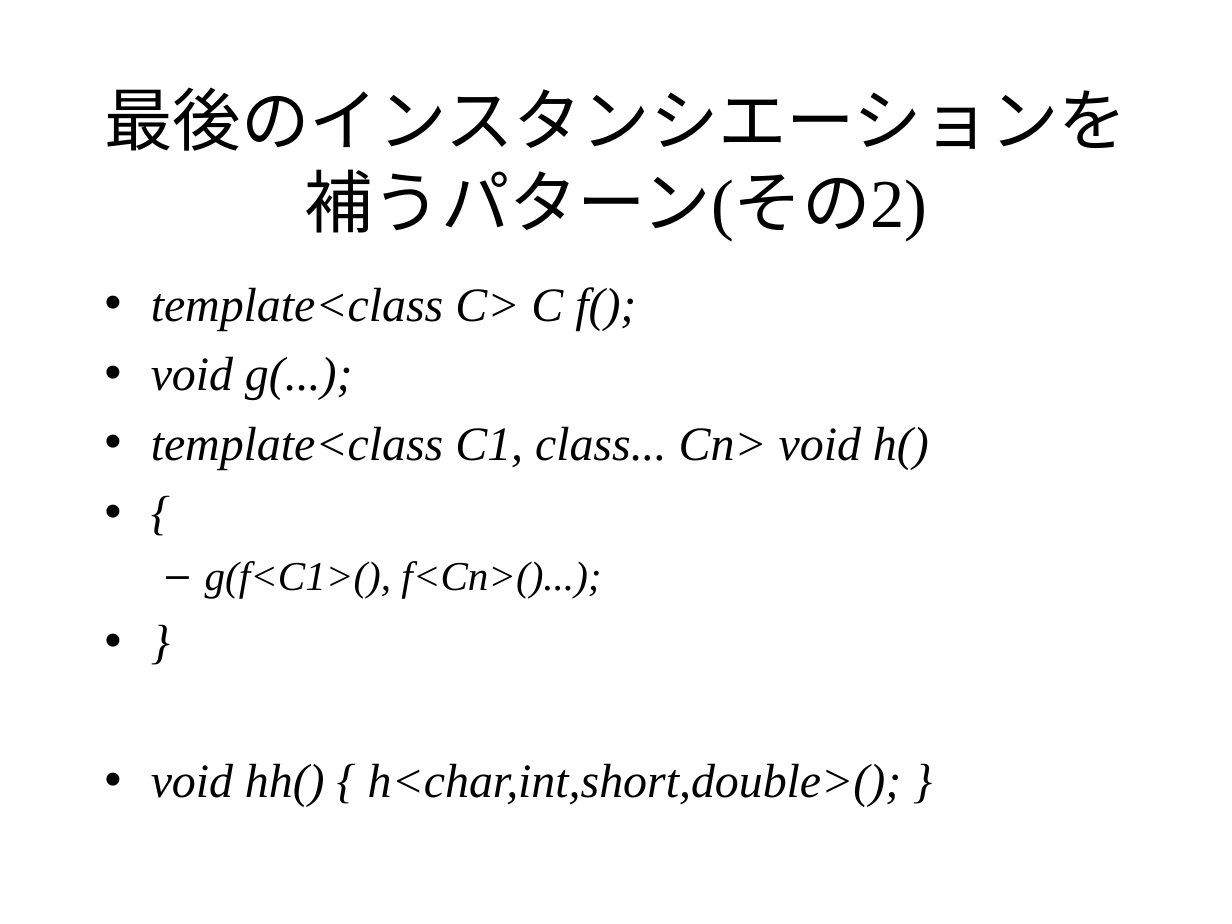
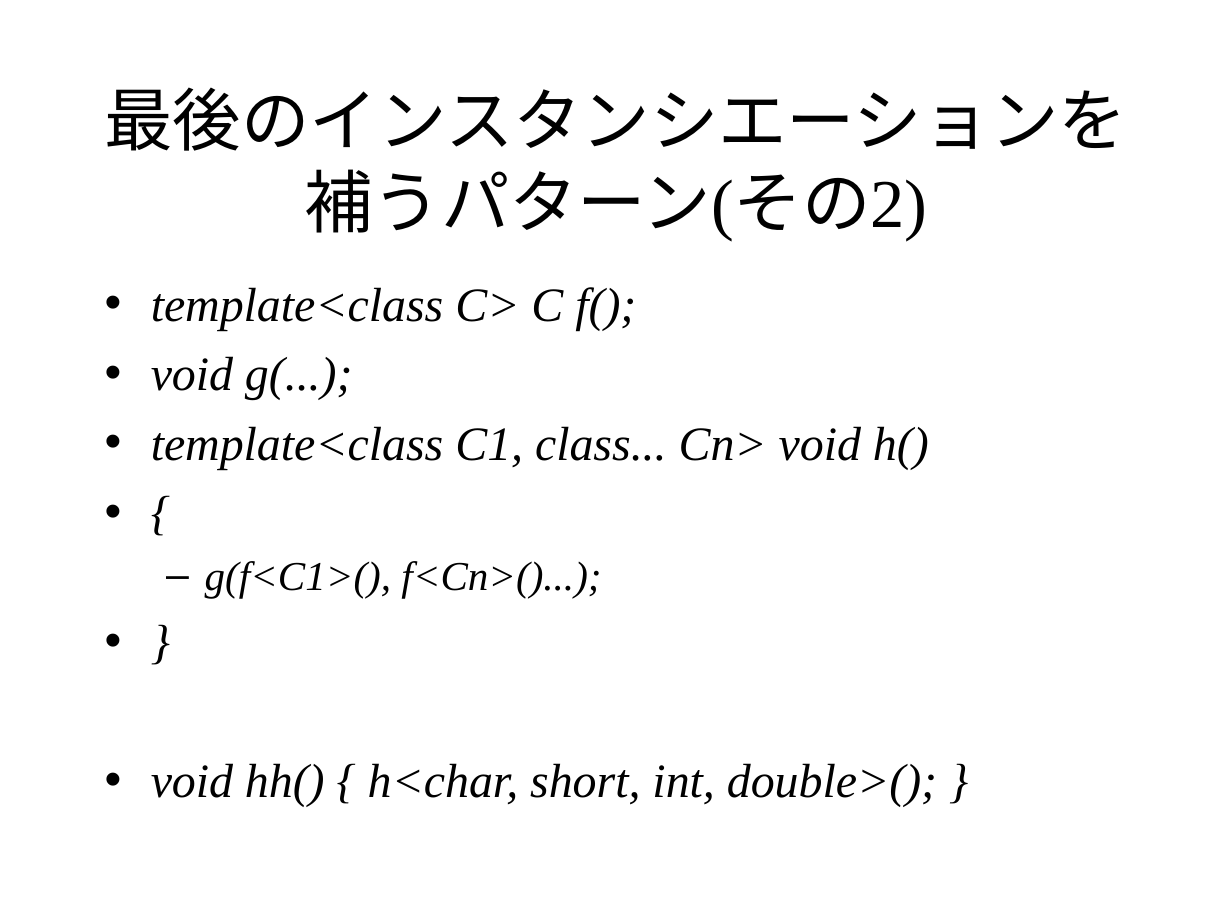
Before and after one commit to KeiHasegawa/cxx_doc, a slide deck: slide 7 of 27_va_arg_template.ppt. Drawn at 1232x924 pixels with LibreOffice and Linux fonts; fonts in the diff are those of the drawing. Boxes give left, top, right and bottom in pixels: in the first picture for what was removed or moved away, otherwise in the second. Text is boxed around its words. In the diff, an @@ line names an element or a change of style, - is before the commit and + after.

```diff
--- a/27_va_arg_template.ppt
+++ b/27_va_arg_template.ppt
@@ text at [151,763,937,807]: text changed @@
-• void hh() { h<char,int,short,double>(); }
+• void hh() { h<char, short, int, double>(); }
```
Also in this commit, not shown: 1 other file.
